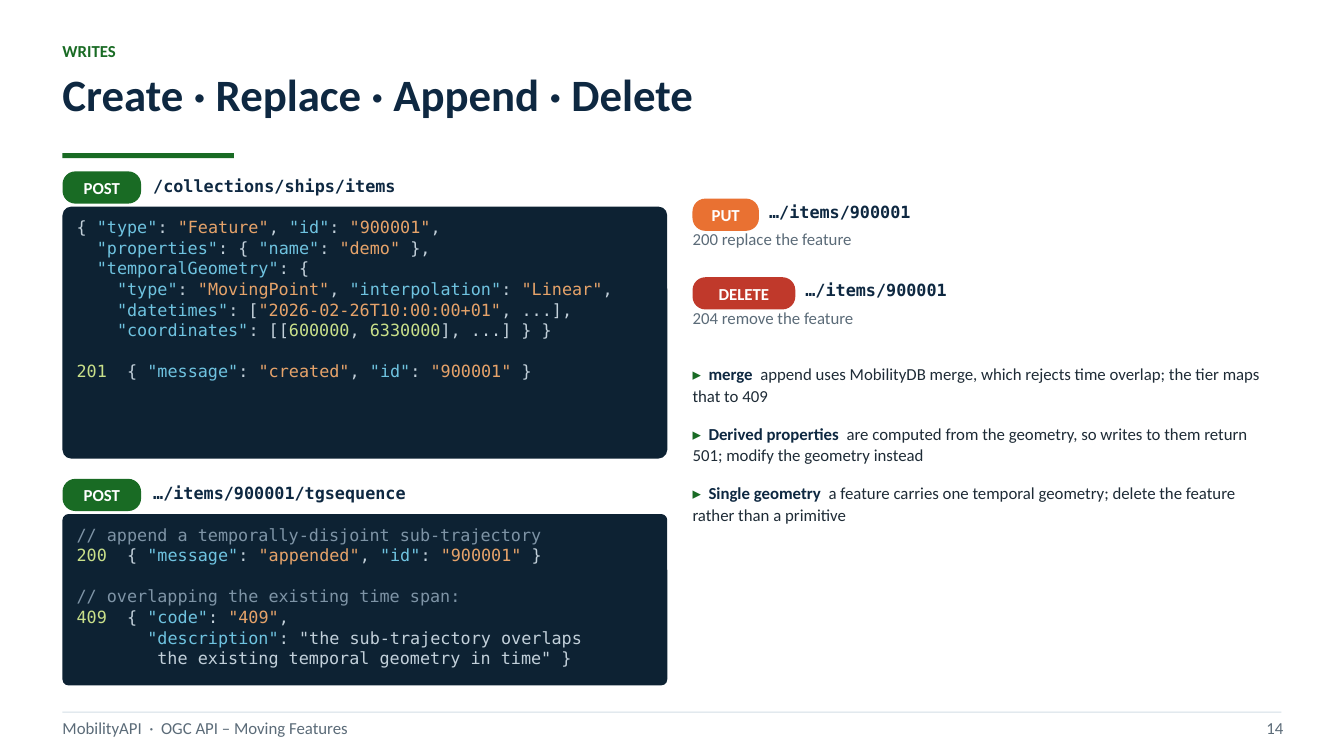
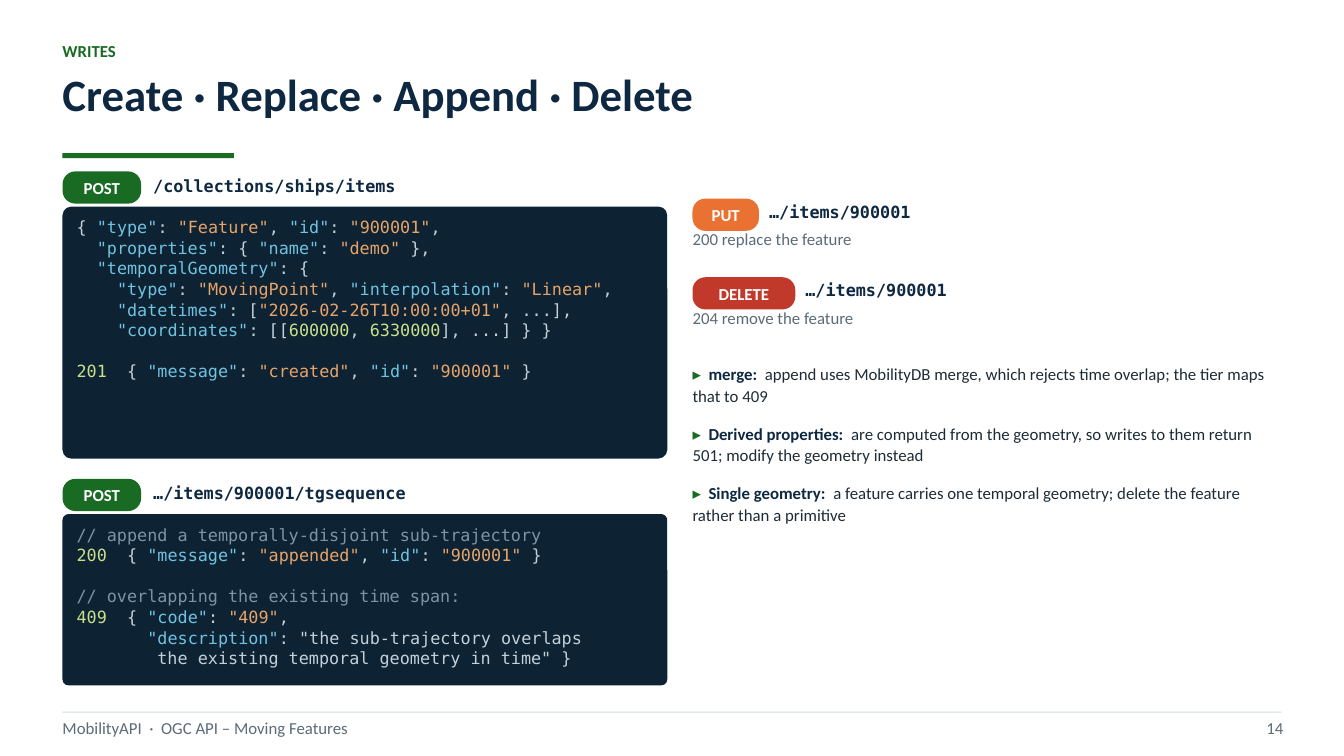
Before and after one commit to MobilityDB/MobilityAPI, a slide deck: slide 17 of MobilityAPIV5.pptx. Drawn at 1344x756 pixels with LibreOffice and Linux fonts; fonts in the diff are those of the drawing. Boxes give left, top, right and bottom in pixels: in the first picture for what was removed or moved away, otherwise in the second. Text is boxed around its words. In the diff, an @@ line names an element or a change of style, - is before the commit and + after.

```diff
--- a/MobilityAPIV5.pptx
+++ b/MobilityAPIV5.pptx
@@ text at [693,368,1264,524]: text changed @@
-▸ merge append uses MobilityDB merge, which rejects time overlap; the tier maps that to 409
-▸ Derived properties are computed from the geometry, so writes to them return 501; modify the geometry instead
-▸ Single geometry a feature carries one temporal geometry; delete the feature rather than a primitive
+▸ merge: append uses MobilityDB merge, which rejects time overlap; the tier maps that to 409
+▸ Derived properties: are computed from the geometry, so writes to them return 501; modify the geometry instead
+▸ Single geometry: a feature carries one temporal geometry; delete the feature rather than a primitive
```
Also in this commit, not shown: 14 other slides changed, 1 other file.
